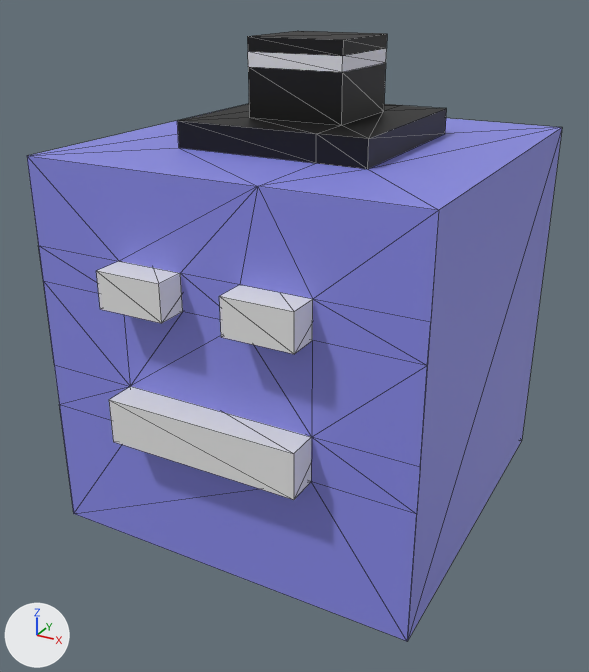
One commit to the COLLADA model Assets/Models/Defense.dae: the scene before it, then after it.
Camera for both pictures: a 50 mm camera at (1.92, -3.74, 1.76) aimed at (-0.02, -0.22, 0.0). The axes (+X, +Y, +Z) are drawn at lower left. The lights are the same throughout. Mesh edges are drawn as thin lines.

Script lines for the objects in view, before the commit:
```python
me_cube = bpy.data.meshes.new('Cube')
me_cube.from_pydata(...)  # 82 vertices, 152 faces; spans x -1.0..1.0, y -1.16..1.0, z -1.0..1.5
# faces by material slot: [74, 40, 38]
me_cube.materials.append(mat_defense)  # blue #898be7
me_cube.materials.append(mat_hat)  # black #000000
me_cube.materials.append(mat_white)  # white #e7e7e7
ob_cube = bpy.data.objects.new('Cube', me_cube)
ob_cube.location = (0.0, 0.0, 0.0)
```
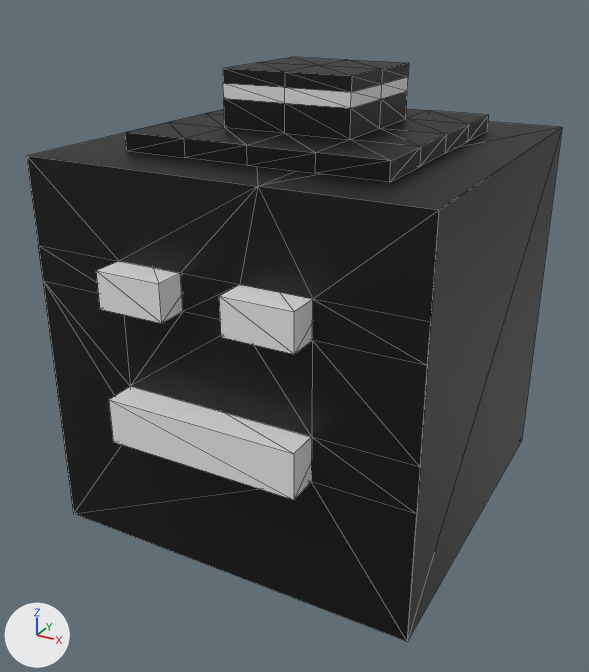
Changed parts and their boxes [x1, y1, x2, y2] in the pictures (589 x 672 px):
'Cube', reshaped (15% shorter): before [27, 31, 562, 641]; after [27, 122, 562, 641]
'Cube.001', added: after [125, 57, 489, 182]
    faces in mat_hat (black #000000): [125, 57, 489, 182]
    faces in mat_white (white #e7e7e7): [223, 77, 408, 108]
part 1 of me_cube, cut back: before [29, 31, 562, 514]; after [29, 122, 562, 514]
part 2 of me_cube, recoloured (blue to black): [27, 128, 562, 641] in both

Patch to the scene script:
```diff
--- a/Assets/Models/Defense.dae.py
+++ b/Assets/Models/Defense.dae.py
@@ mat_body @@
+mat_body = principled_material('Body')
+mat_body.base_color = (0.0, 0.0, 0.0)  # black #000000
@@ mat_white_001 @@
+mat_white_001 = principled_material('White.001')
+mat_white_001.base_color = (0.8, 0.8, 0.8)  # white #e7e7e7
@@ me_cube @@
 # used by ob_cube; location = (0.0, 0.0, 0.0)
-me_cube.from_pydata(...)  # 82 vertices, 152 faces; spans x -1.0..1.0, y -1.16..1.0, z -1.0..1.5
-me_cube.materials.append(mat_hat)  # black #000000
-me_cube.materials.append(mat_white)  # white #e7e7e7
+me_cube.from_pydata(...)  # 52 vertices, 94 faces; spans x -1.0..1.0, y -1.16..1.0, z -1.0..1.0
+# me_cube part 1
+# 30 vertices are removed from x -1.0..0.5, y -1.0..0.5, z -0.3..1.5
+# 68 faces are deleted
+# 10 new faces join them, mat_body (black #000000)
+# me_cube part 2: 54 faces spanning x -1.0..1.0, y -1.0..1.0, z -1.0..1.0 switch from mat_defense (blue #898be7) to mat_body (black #000000)
+me_cube.materials.append(mat_white_001)  # white #e7e7e7
@@ me_cube_001 @@
+me_cube_001.from_pydata(...)  # 74 vertices, 144 faces; spans x -0.677..0.677, y -0.677..0.677, z 0.999..1.363
+# faces by material slot: [128, 16]
+me_cube_001.materials.append(mat_hat)  # black #000000
+me_cube_001.materials.append(mat_white)  # white #e7e7e7
@@ ob_cube_001 @@
+ob_cube_001 = bpy.data.objects.new('Cube.001', me_cube_001)
+ob_cube_001.location = (0.0, 0.0, 0.0)
```
